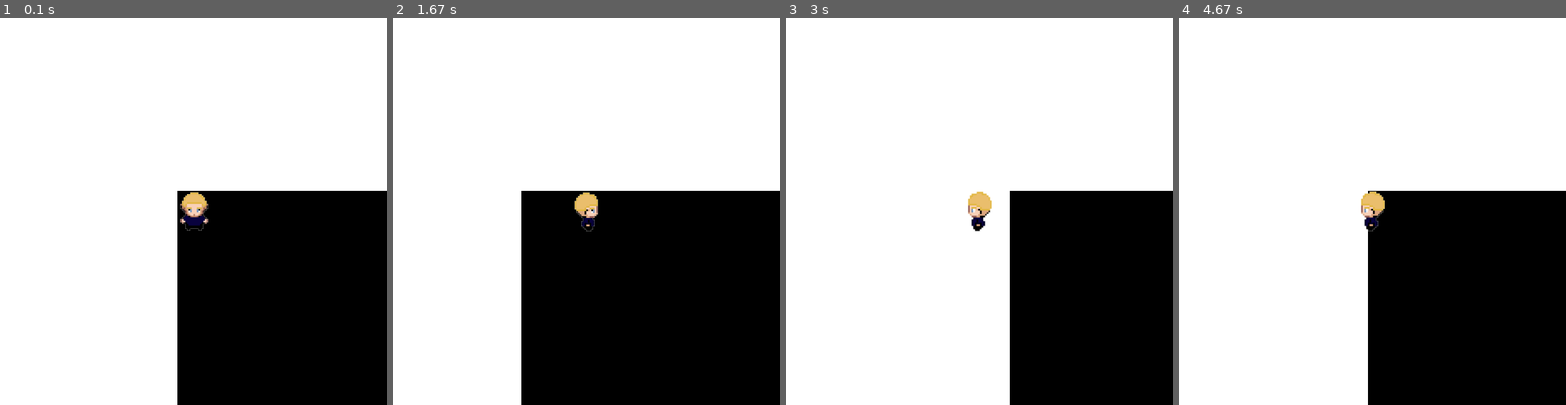
Above: before the commit, frames 1-4 (left to right).
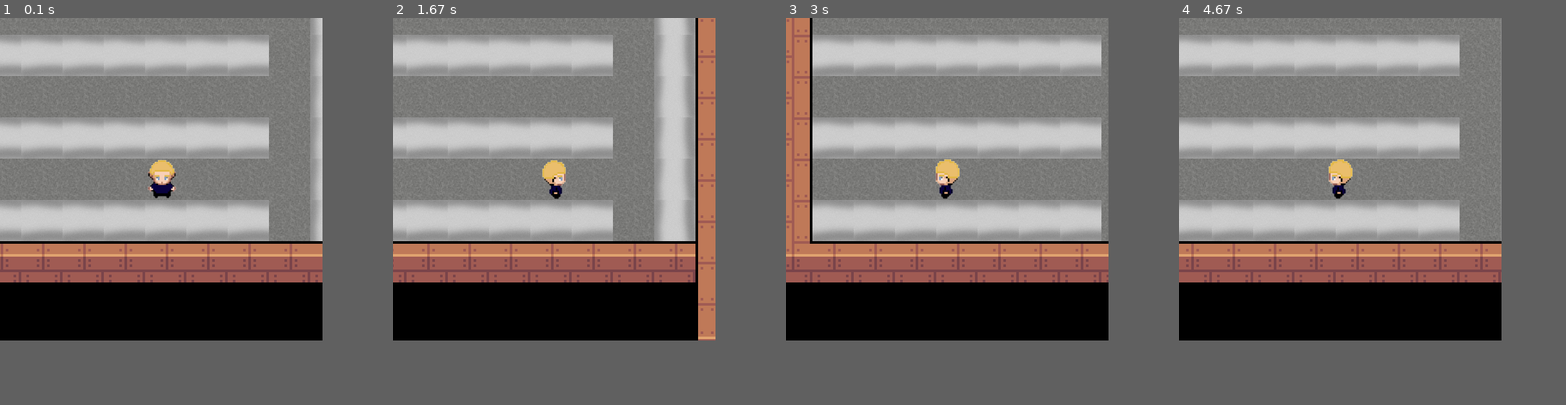
Above: after the commit, the same moments.

Repository: PlakIA/pygame
Game: pygame game, started from main.py
Two runs of this game, one before a commit and one after it. Both use one fixed random seed, a clock stepped at 60 frames per second and the inputs below.
Inputs:
- Up to frame 1 (0.1 s): no input
- Up to frame 2 (1.67 s): hold Right 0.33-0.8 s; hold Left 0.83-1.13 s; hold Right 1.17-1.63 s
- Up to frame 3 (3 s): hold Left 1.67-2.2 s; hold Left 2.23-2.53 s; hold Left 2.57-2.97 s
- Up to frame 4 (4.67 s): hold Right 3-3.37 s; hold Right 3.4-4.03 s; hold Left 4.07-4.43 s; hold Left from 4.47 s (still down)
In our replay, the window is 600x600 before the commit and 500x500 after it. These sizes can differ from the game's own. Grey fills any space a smaller window leaves; there, only what the larger window draws over its background counts as a difference.

The runs differ from the first frame. In frame 1, 79% of the frame differs, in the area x 0-100%, y 0-100%; in frame 2, 75%; in frame 3, 79%; in frame 4, 79%.

Commit message:
Изменение структуры проекта

Diff:
--- a/Player.py
+++ b/Player.py
@@ -5,21 +5,21 @@
     def __init__(self, pos, groups):
         super().__init__(groups)
 
-        self.image = pygame.image.load('pictures/pstay.png')
+        self.image = pygame.image.load('data/pictures/pstay.png')
         self.rect = self.image.get_rect(topleft=pos)
 
         self.speed = 2
 
         self.frame_index = 0
         self.animation_speed = 0.04 * self.speed
-        self.down_frames = [pygame.image.load('pictures\walk.png'), pygame.image.load('pictures\pstay.png'),
-                            pygame.image.load('pictures\walk1.png'), pygame.image.load('pictures\pstay.png')]
-        self.up_frames = [pygame.image.load('pictures\st.png'), pygame.image.load('pictures\stw.png'),
-                          pygame.image.load('pictures\st.png'), pygame.image.load('pictures\stw1.png')]
-        self.right_frames = [pygame.image.load('pictures\its.png'), pygame.image.load('pictures\itw.png'),
-                             pygame.image.load('pictures\itw1.png'), pygame.image.load('pictures\itw.png')]
-        self.left_frames = [pygame.image.load('pictures\ilw.png'), pygame.image.load('pictures\ils.png'),
-                            pygame.image.load('pictures\ilw1.png'), pygame.image.load('pictures\ils.png')]
+        self.down_frames = [pygame.image.load('data/pictures/walk.png'), pygame.image.load('data/pictures/pstay.png'),
+                            pygame.image.load('data/pictures/walk1.png'), pygame.image.load('data/pictures/pstay.png')]
+        self.up_frames = [pygame.image.load('data/pictures/st.png'), pygame.image.load('data/pictures/stw.png'),
+                          pygame.image.load('data/pictures/st.png'), pygame.image.load('data/pictures/stw1.png')]
+        self.right_frames = [pygame.image.load('data/pictures/its.png'), pygame.image.load('data/pictures/itw.png'),
+                             pygame.image.load('data/pictures/itw1.png'), pygame.image.load('data/pictures/itw.png')]
+        self.left_frames = [pygame.image.load('data/pictures/ilw.png'), pygame.image.load('data/pictures/ils.png'),
+                            pygame.image.load('data/pictures/ilw1.png'), pygame.image.load('data/pictures/ils.png')]
 
     def animate(self, framelist):
         self.frame_index += self.animation_speed
--- /dev/null
+++ b/data/levels/maps/1_player.csv
@@ -0,0 +1,44 @@
+-1,-1,-1,-1,-1,-1,-1,-1,-1,-1,-1,-1,-1,-1,-1,-1,-1,-1,-1,-1,-1,-1,-1,-1,-1,-1,-1,-1,-1,-1,-1,-1,-1,-1,-1,-1,-1,-1,-1,-1,-1,-1,-1,-1,-1,-1,-1,-1,-1,-1,-1,-1,-1,-1,-1,-1
+-1,-1,-1,-1,-1,-1,-1,-1,-1,-1,-1,-1,-1,-1,-1,-1,-1,-1,-1,-1,-1,-1,-1,-1,-1,-1,-1,-1,-1,-1,-1,-1,-1,-1,-1,-1,-1,-1,-1,-1,-1,-1,-1,-1,-1,-1,-1,-1,-1,-1,-1,-1,-1,-1,-1,-1
+-1,-1,-1,-1,-1,-1,-1,-1,-1,-1,-1,-1,-1,-1,-1,-1,-1,-1,-1,-1,-1,-1,-1,-1,-1,-1,-1,-1,-1,-1,-1,-1,-1,-1,-1,-1,-1,-1,-1,-1,-1,-1,-1,-1,-1,-1,-1,-1,-1,-1,-1,-1,-1,-1,-1,-1
+-1,-1,-1,-1,-1,-1,-1,-1,-1,-1,-1,-1,-1,-1,-1,-1,-1,-1,-1,-1,-1,-1,-1,-1,-1,-1,-1,-1,-1,-1,-1,-1,-1,-1,-1,-1,-1,-1,-1,-1,-1,-1,-1,-1,-1,-1,-1,-1,-1,-1,-1,-1,-1,-1,-1,-1
+-1,-1,-1,-1,-1,-1,-1,-1,-1,-1,-1,-1,-1,-1,-1,-1,-1,-1,-1,-1,-1,-1,-1,-1,-1,-1,-1,-1,-1,-1,-1,-1,-1,-1,-1,-1,-1,-1,-1,-1,-1,-1,-1,-1,-1,-1,-1,-1,-1,-1,-1,-1,-1,-1,-1,-1
+-1,-1,-1,-1,-1,-1,-1,-1,-1,-1,-1,-1,-1,-1,-1,-1,-1,-1,-1,-1,-1,-1,-1,-1,-1,-1,-1,-1,-1,-1,-1,-1,-1,-1,-1,-1,-1,-1,-1,-1,-1,-1,-1,-1,-1,-1,-1,-1,-1,-1,-1,-1,-1,-1,-1,-1
+-1,-1,-1,-1,-1,-1,-1,-1,-1,-1,-1,-1,-1,-1,-1,-1,-1,-1,-1,-1,-1,-1,-1,-1,-1,-1,-1,-1,-1,-1,-1,-1,-1,-1,-1,-1,-1,-1,-1,-1,-1,-1,-1,-1,-1,-1,-1,-1,-1,-1,-1,-1,-1,-1,-1,-1
+-1,-1,-1,-1,-1,-1,-1,-1,-1,-1,-1,-1,-1,-1,-1,-1,-1,-1,-1,-1,-1,-1,-1,-1,-1,-1,-1,-1,-1,-1,-1,-1,-1,-1,-1,-1,-1,-1,-1,-1,-1,-1,-1,-1,-1,-1,-1,-1,-1,-1,-1,-1,-1,-1,-1,-1
+-1,-1,-1,-1,-1,-1,-1,-1,-1,-1,-1,-1,-1,-1,-1,-1,-1,-1,-1,-1,-1,-1,-1,-1,-1,-1,-1,-1,-1,-1,-1,-1,-1,-1,-1,-1,-1,-1,-1,-1,-1,-1,-1,-1,-1,-1,-1,-1,-1,-1,-1,-1,-1,-1,-1,-1
+-1,-1,-1,-1,-1,-1,-1,-1,-1,-1,-1,-1,-1,-1,-1,-1,-1,-1,-1,-1,-1,-1,-1,-1,-1,-1,-1,-1,-1,-1,-1,-1,-1,-1,-1,-1,-1,-1,-1,-1,-1,-1,-1,-1,-1,-1,-1,-1,-1,-1,-1,-1,-1,-1,-1,-1
+-1,-1,-1,-1,-1,-1,-1,-1,-1,-1,-1,-1,-1,-1,-1,-1,-1,-1,-1,-1,-1,-1,-1,-1,-1,-1,-1,-1,-1,-1,-1,-1,-1,-1,-1,-1,-1,-1,-1,-1,-1,-1,-1,-1,-1,-1,-1,-1,-1,-1,-1,-1,-1,-1,-1,-1
+-1,-1,-1,-1,-1,-1,-1,-1,-1,-1,-1,-1,-1,-1,-1,-1,-1,-1,-1,-1,-1,-1,-1,-1,-1,-1,-1,-1,-1,-1,-1,-1,-1,-1,-1,-1,-1,-1,-1,-1,-1,-1,-1,-1,-1,-1,-1,-1,-1,-1,-1,-1,-1,-1,-1,-1
+-1,-1,-1,-1,-1,-1,-1,-1,-1,-1,-1,-1,-1,-1,-1,-1,-1,-1,-1,-1,-1,-1,-1,-1,-1,-1,-1,-1,-1,-1,-1,-1,-1,-1,-1,-1,-1,-1,-1,-1,-1,-1,-1,-1,-1,-1,-1,-1,-1,-1,-1,-1,-1,-1,-1,-1
+-1,-1,-1,-1,-1,-1,-1,-1,-1,-1,-1,-1,-1,-1,-1,-1,-1,-1,-1,-1,-1,-1,-1,-1,-1,-1,-1,-1,-1,-1,-1,-1,-1,-1,-1,-1,-1,-1,-1,-1,-1,-1,-1,-1,-1,-1,-1,-1,-1,-1,-1,-1,-1,-1,-1,-1
+-1,-1,-1,-1,-1,-1,-1,-1,-1,-1,-1,-1,-1,-1,-1,-1,-1,-1,-1,-1,-1,-1,-1,-1,-1,-1,-1,-1,-1,-1,-1,-1,-1,-1,-1,-1,-1,-1,-1,-1,-1,-1,-1,-1,-1,-1,-1,-1,-1,-1,-1,-1,-1,-1,-1,-1
+-1,-1,-1,-1,-1,-1,-1,-1,-1,-1,-1,-1,-1,-1,-1,-1,-1,-1,-1,-1,-1,-1,-1,-1,-1,-1,-1,-1,-1,-1,-1,-1,-1,-1,-1,-1,-1,-1,-1,-1,-1,-1,-1,-1,-1,-1,-1,-1,-1,-1,-1,-1,-1,-1,-1,-1
+-1,-1,-1,-1,-1,-1,-1,-1,-1,-1,-1,-1,-1,-1,-1,-1,-1,-1,-1,-1,-1,-1,-1,-1,-1,-1,-1,-1,-1,-1,-1,-1,-1,-1,-1,-1,-1,-1,-1,-1,-1,-1,-1,-1,-1,-1,-1,-1,-1,-1,-1,-1,-1,-1,-1,-1
+-1,-1,-1,-1,-1,-1,-1,-1,-1,-1,-1,-1,-1,-1,-1,-1,-1,-1,-1,-1,-1,-1,-1,-1,-1,-1,-1,-1,-1,-1,-1,-1,-1,-1,-1,-1,-1,-1,-1,-1,-1,-1,-1,-1,-1,-1,-1,-1,-1,-1,-1,-1,-1,-1,-1,-1
+-1,-1,-1,-1,-1,-1,-1,-1,-1,-1,-1,-1,-1,-1,-1,-1,-1,-1,-1,-1,-1,-1,-1,-1,-1,-1,-1,-1,-1,-1,-1,-1,-1,-1,-1,-1,-1,-1,-1,-1,-1,-1,-1,-1,-1,-1,-1,-1,-1,-1,-1,-1,-1,-1,-1,-1
+-1,-1,-1,-1,-1,-1,-1,-1,-1,-1,-1,-1,-1,-1,-1,-1,-1,-1,-1,-1,-1,-1,-1,-1,-1,-1,-1,-1,-1,-1,-1,-1,-1,-1,-1,-1,-1,-1,-1,-1,-1,-1,-1,-1,-1,-1,-1,-1,-1,-1,-1,-1,-1,-1,-1,-1
+-1,-1,-1,-1,-1,-1,-1,-1,-1,-1,-1,-1,-1,-1,-1,-1,-1,-1,-1,-1,-1,-1,-1,-1,-1,-1,-1,-1,-1,-1,-1,-1,-1,-1,-1,-1,-1,-1,-1,-1,-1,-1,-1,-1,-1,-1,-1,-1,-1,-1,-1,-1,-1,-1,-1,-1
+-1,-1,-1,-1,-1,-1,-1,-1,-1,-1,-1,-1,-1,-1,-1,-1,-1,-1,-1,-1,-1,-1,-1,-1,-1,-1,-1,-1,-1,-1,-1,-1,-1,-1,-1,-1,-1,-1,-1,-1,-1,-1,-1,-1,-1,-1,-1,-1,-1,-1,-1,-1,-1,-1,-1,-1
+-1,-1,-1,-1,-1,-1,-1,-1,-1,-1,-1,-1,-1,-1,-1,-1,-1,-1,-1,-1,-1,-1,-1,-1,-1,-1,-1,-1,-1,-1,-1,-1,-1,-1,-1,-1,-1,-1,-1,-1,-1,-1,-1,-1,-1,-1,-1,-1,-1,-1,-1,-1,-1,-1,-1,-1
+-1,-1,-1,-1,-1,-1,-1,-1,-1,-1,-1,-1,-1,-1,-1,-1,-1,-1,-1,-1,-1,-1,-1,-1,-1,-1,-1,-1,-1,-1,-1,-1,-1,-1,-1,-1,-1,-1,-1,-1,-1,-1,-1,-1,-1,-1,-1,-1,-1,-1,-1,-1,-1,-1,-1,-1
+-1,-1,-1,-1,-1,-1,-1,-1,-1,-1,-1,-1,-1,-1,-1,-1,-1,-1,-1,-1,-1,-1,-1,-1,-1,-1,-1,-1,-1,-1,-1,-1,-1,-1,-1,-1,-1,-1,-1,-1,-1,-1,-1,-1,-1,-1,-1,-1,-1,-1,-1,-1,-1,-1,-1,-1
+-1,-1,-1,-1,-1,-1,-1,-1,-1,-1,-1,-1,-1,-1,-1,-1,-1,-1,-1,-1,-1,-1,-1,-1,-1,-1,-1,-1,-1,-1,-1,-1,-1,-1,-1,-1,-1,-1,-1,-1,-1,-1,-1,-1,-1,-1,-1,-1,-1,-1,-1,-1,-1,-1,-1,-1
+-1,-1,-1,-1,-1,-1,-1,-1,-1,-1,-1,-1,-1,-1,-1,-1,-1,-1,-1,-1,-1,-1,-1,-1,-1,-1,-1,-1,-1,-1,-1,-1,-1,-1,-1,-1,-1,-1,-1,-1,-1,-1,-1,-1,-1,-1,-1,-1,-1,-1,-1,-1,-1,-1,-1,-1
+-1,-1,-1,-1,-1,-1,-1,-1,-1,-1,-1,-1,-1,-1,-1,-1,-1,-1,-1,-1,-1,-1,-1,-1,-1,-1,-1,-1,-1,-1,-1,-1,-1,-1,-1,-1,-1,-1,-1,-1,-1,-1,-1,-1,-1,-1,-1,-1,-1,-1,-1,-1,-1,-1,-1,-1
+-1,-1,-1,-1,-1,-1,-1,-1,-1,-1,-1,-1,-1,-1,-1,-1,-1,-1,-1,-1,-1,-1,-1,-1,-1,-1,-1,-1,-1,-1,-1,-1,-1,-1,-1,-1,-1,-1,-1,-1,-1,-1,-1,-1,-1,-1,-1,-1,-1,-1,-1,-1,-1,-1,-1,-1
+-1,-1,-1,-1,-1,-1,-1,-1,-1,-1,-1,-1,-1,-1,-1,-1,-1,-1,-1,-1,-1,-1,-1,-1,-1,-1,-1,-1,-1,-1,-1,-1,-1,-1,-1,-1,-1,-1,-1,-1,-1,-1,-1,-1,-1,-1,-1,-1,-1,-1,-1,-1,-1,-1,-1,-1
+-1,-1,-1,-1,-1,-1,-1,-1,-1,-1,-1,-1,-1,-1,-1,-1,-1,-1,-1,-1,-1,-1,-1,-1,-1,-1,-1,-1,-1,-1,-1,-1,-1,-1,-1,-1,-1,-1,-1,-1,-1,-1,-1,-1,-1,-1,-1,-1,-1,-1,-1,-1,-1,-1,-1,-1
+-1,-1,-1,-1,-1,-1,-1,-1,-1,-1,-1,-1,-1,-1,-1,-1,-1,-1,-1,-1,-1,-1,-1,-1,-1,-1,-1,-1,-1,-1,-1,-1,-1,-1,-1,-1,-1,-1,-1,-1,-1,-1,-1,-1,-1,-1,-1,-1,-1,-1,-1,-1,-1,-1,-1,-1
+-1,-1,-1,-1,-1,-1,-1,-1,-1,-1,-1,-1,-1,-1,-1,-1,-1,-1,-1,-1,-1,-1,-1,-1,-1,-1,-1,-1,-1,-1,-1,-1,-1,-1,-1,-1,-1,-1,-1,-1,-1,-1,-1,-1,-1,-1,-1,-1,-1,-1,-1,-1,-1,-1,-1,-1
+-1,-1,-1,-1,-1,-1,54,-1,-1,-1,-1,-1,-1,-1,-1,-1,-1,-1,-1,-1,-1,-1,-1,-1,-1,-1,-1,-1,-1,-1,-1,-1,-1,-1,-1,-1,-1,-1,-1,-1,-1,-1,-1,-1,-1,-1,-1,-1,-1,-1,-1,-1,-1,-1,-1,-1
+-1,-1,-1,-1,-1,-1,-1,-1,-1,-1,-1,-1,-1,-1,-1,-1,-1,-1,-1,-1,-1,-1,-1,-1,-1,-1,-1,-1,-1,-1,-1,-1,-1,-1,-1,-1,-1,-1,-1,-1,-1,-1,-1,-1,-1,-1,-1,-1,-1,-1,-1,-1,-1,-1,-1,-1
+-1,-1,-1,-1,-1,-1,-1,-1,-1,-1,-1,-1,-1,-1,-1,-1,-1,-1,-1,-1,-1,-1,-1,-1,-1,-1,-1,-1,-1,-1,-1,-1,-1,-1,-1,-1,-1,-1,-1,-1,-1,-1,-1,-1,-1,-1,-1,-1,-1,-1,-1,-1,-1,-1,-1,-1
+-1,-1,-1,-1,-1,-1,-1,-1,-1,-1,-1,-1,-1,-1,-1,-1,-1,-1,-1,-1,-1,-1,-1,-1,-1,-1,-1,-1,-1,-1,-1,-1,-1,-1,-1,-1,-1,-1,-1,-1,-1,-1,-1,-1,-1,-1,-1,-1,-1,-1,-1,-1,-1,-1,-1,-1
+-1,-1,-1,-1,-1,-1,-1,-1,-1,-1,-1,-1,-1,-1,-1,-1,-1,-1,-1,-1,-1,-1,-1,-1,-1,-1,-1,-1,-1,-1,-1,-1,-1,-1,-1,-1,-1,-1,-1,-1,-1,-1,-1,-1,-1,-1,-1,-1,-1,-1,-1,-1,-1,-1,-1,-1
+-1,-1,-1,-1,-1,-1,-1,-1,-1,-1,-1,-1,-1,-1,-1,-1,-1,-1,-1,-1,-1,-1,-1,-1,-1,-1,-1,-1,-1,-1,-1,-1,-1,-1,-1,-1,-1,-1,-1,-1,-1,-1,-1,-1,-1,-1,-1,-1,-1,-1,-1,-1,-1,-1,-1,-1
+-1,-1,-1,-1,-1,-1,-1,-1,-1,-1,-1,-1,-1,-1,-1,-1,-1,-1,-1,-1,-1,-1,-1,-1,-1,-1,-1,-1,-1,-1,-1,-1,-1,-1,-1,-1,-1,-1,-1,-1,-1,-1,-1,-1,-1,-1,-1,-1,-1,-1,-1,-1,-1,-1,-1,-1
+-1,-1,-1,-1,-1,-1,-1,-1,-1,-1,-1,-1,-1,-1,-1,-1,-1,-1,-1,-1,-1,-1,-1,-1,-1,-1,-1,-1,-1,-1,-1,-1,-1,-1,-1,-1,-1,-1,-1,-1,-1,-1,-1,-1,-1,-1,-1,-1,-1,-1,-1,-1,-1,-1,-1,-1
+-1,-1,-1,-1,-1,-1,-1,-1,-1,-1,-1,-1,-1,-1,-1,-1,-1,-1,-1,-1,-1,-1,-1,-1,-1,-1,-1,-1,-1,-1,-1,-1,-1,-1,-1,-1,-1,-1,-1,-1,-1,-1,-1,-1,-1,-1,-1,-1,-1,-1,-1,-1,-1,-1,-1,-1
+-1,-1,-1,-1,-1,-1,-1,-1,-1,-1,-1,-1,-1,-1,-1,-1,-1,-1,-1,-1,-1,-1,-1,-1,-1,-1,-1,-1,-1,-1,-1,-1,-1,-1,-1,-1,-1,-1,-1,-1,-1,-1,-1,-1,-1,-1,-1,-1,-1,-1,-1,-1,-1,-1,-1,-1
+-1,-1,-1,-1,-1,-1,-1,-1,-1,-1,-1,-1,-1,-1,-1,-1,-1,-1,-1,-1,-1,-1,-1,-1,-1,-1,-1,-1,-1,-1,-1,-1,-1,-1,-1,-1,-1,-1,-1,-1,-1,-1,-1,-1,-1,-1,-1,-1,-1,-1,-1,-1,-1,-1,-1,-1
--- a/level.py
+++ b/level.py
@@ -3,7 +3,6 @@
 import pygame
 
 from Player import Player
-from settings import *
 from tile import Tile
 
 
@@ -15,18 +14,19 @@
         self.create_map()
 
     def create_map(self):
-        layouts = {'walls': import_csv_layout('data/walls_map/1.csv')}
+        layouts = {'walls': import_csv_layout('data/levels/maps/1_walls.csv'),
+                   'player': import_csv_layout('data/levels/maps/1_player.csv')}
 
         for style, layout in layouts.items():
             for row_index, row in enumerate(layout):
                 for col_index, col in enumerate(row):
                     if col != '-1':
-                        x = col_index * TILESIZE
-                        y = row_index * TILESIZE
+                        x = col_index * 64
+                        y = row_index * 64
                         if style == 'walls':
-                            Tile((x, y), [self.obstacle_sprites])
-
-        self.player = Player((0, 0), [self.visible_sprites])
+                            Tile((x, y), (self.obstacle_sprites))
+                        if style == 'player':
+                            self.player = Player((x, y), (self.visible_sprites))
 
     def run(self):
         self.visible_sprites.custom_draw(self.player)
@@ -42,7 +42,7 @@
         self.half_height = self.display_surface.get_size()[1] // 2
         self.offset = pygame.math.Vector2()
 
-        self.floor_surf = pygame.image.load(LEVEL1_FLOOR_PATH).convert()
+        self.floor_surf = pygame.image.load('data/levels/1.png').convert()
         self.floor_rect = self.floor_surf.get_rect(topleft=(0, 0))
 
     def custom_draw(self, player):
--- a/main.py
+++ b/main.py
@@ -3,13 +3,12 @@
 import pygame
 
 from level import Level
-from settings import *
 
 
 class Game:
     def __init__(self):
         pygame.init()
-        self.screen = pygame.display.set_mode((WIDTH, HEIGHT))
+        self.screen = pygame.display.set_mode((500, 500))
         self.clock = pygame.time.Clock()
         self.level = Level()
 
@@ -23,7 +22,7 @@
             self.screen.fill((255, 255, 255))
             self.level.run()
             pygame.display.update()
-            self.clock.tick(FPS)
+            self.clock.tick(60)
 
 
 if __name__ == '__main__':
--- a/settings.py
+++ /dev/null
@@ -1,6 +0,0 @@
-WIDTH = 600
-HEIGHT = 600
-FPS = 60
-TILESIZE = 64
-
-LEVEL1_FLOOR_PATH = 'data/levels/1.png'
--- a/tile.py
+++ b/tile.py
@@ -1,11 +1,8 @@
 import pygame
-
-from settings import *
 
 
 class Tile(pygame.sprite.Sprite):
-    def __init__(self, pos, groups, surface=pygame.Surface((TILESIZE, TILESIZE))):
+    def __init__(self, pos, groups, surface=pygame.Surface((64, 64))):
         super().__init__(groups)
         self.image = surface
         self.rect = self.image.get_rect(topleft=pos)
-        self.hitbox = self.rect.inflate(0, -10)
Empty file added: data/__init__.py
Renamed: data/walls_map/1.csv -> data/levels/maps/1_walls.csv
Renamed: pictures/Yarik.png -> data/pictures/Yarik.png
Empty file added: data/pictures/__init__.py
Renamed: pictures/ils.png -> data/pictures/ils.png
Renamed: pictures/ilw.png -> data/pictures/ilw.png
Renamed: pictures/ilw1.png -> data/pictures/ilw1.png
Renamed: pictures/its.png -> data/pictures/its.png
Renamed: pictures/itw.png -> data/pictures/itw.png
Renamed: pictures/itw1.png -> data/pictures/itw1.png
Renamed: pictures/pstay.png -> data/pictures/pstay.png
Renamed: pictures/st.png -> data/pictures/st.png
(and 4 more such lines)
